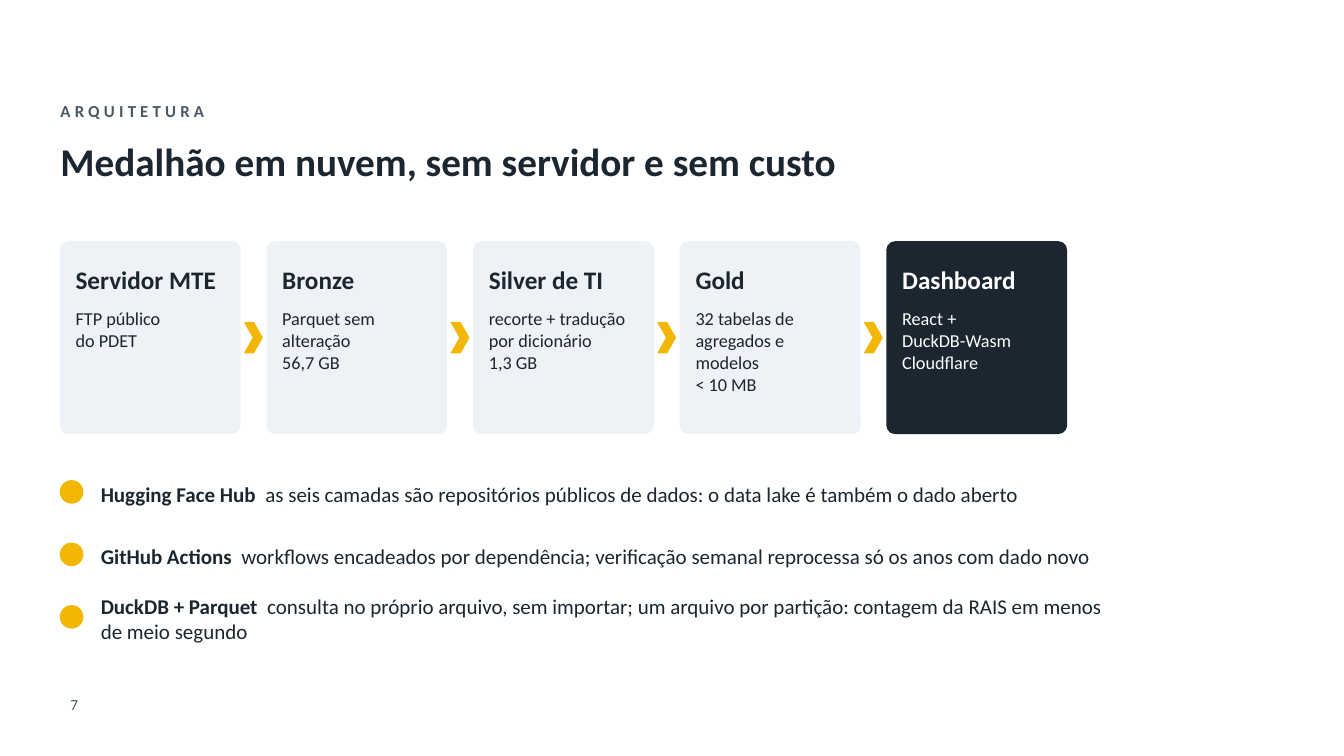
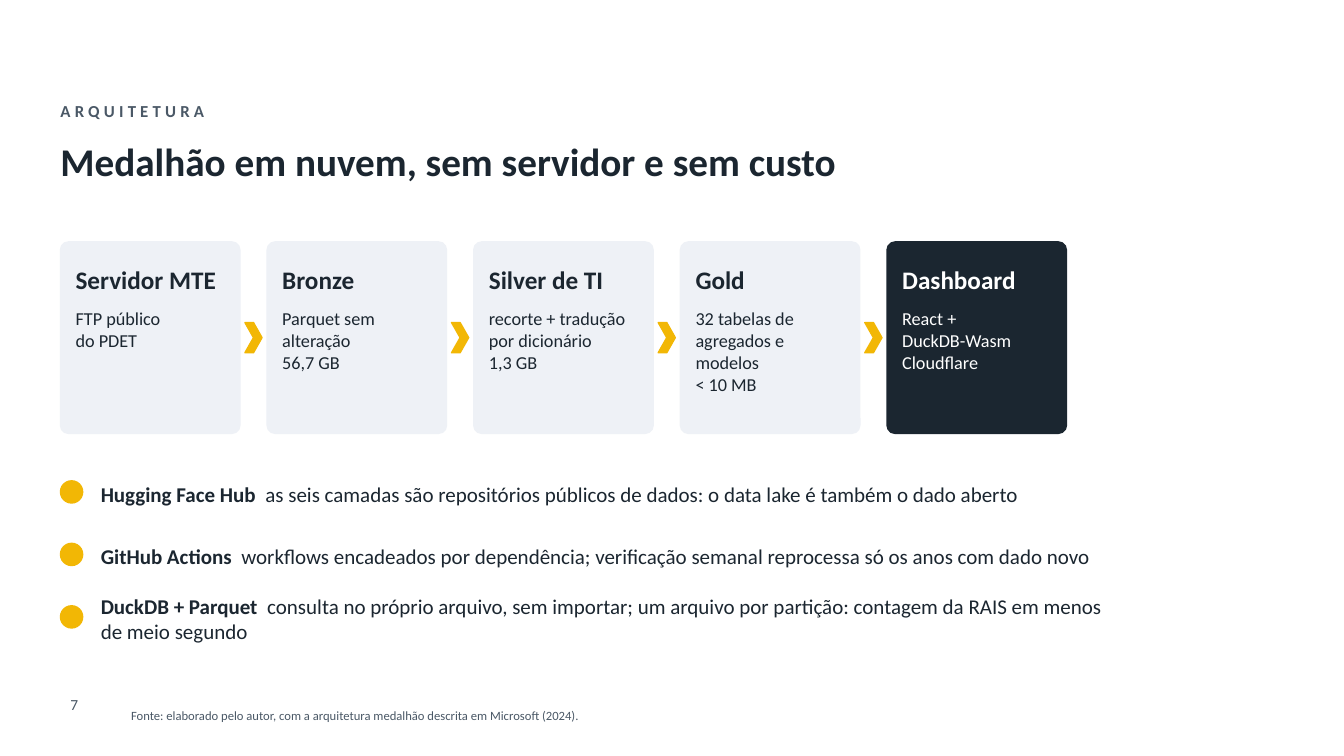
Before and after one commit to GianSE/mercadotech, a slide deck: slide 7 of apresentacao/apresentacao-tcc2.pptx. Drawn at 1344x756 pixels with LibreOffice and Linux fonts; fonts in the diff are those of the drawing; background and template pictures are left out. Boxes give left, top, right and bottom in pixels: in the first picture for what was removed or moved away, otherwise in the second. Text is boxed around its words. In the diff, an @@ line names an element or a change of style, - is before the commit and + after.

Commit message:
apresentacao: ABNT nos slides (fontes, citações e referências), falas mais naturais e mercadobrasil

```diff
--- a/apresentacao/apresentacao-tcc2.pptx
+++ b/apresentacao/apresentacao-tcc2.pptx
@@ text added at (131,711,578,722), 9 pt, text #4A5866 @@
+Fonte: elaborado pelo autor, com a arquitetura medalhão descrita em Microsoft (2024).
```
Also in this commit, not shown: 14 other slides changed, 1 slide added, 3 other files.
